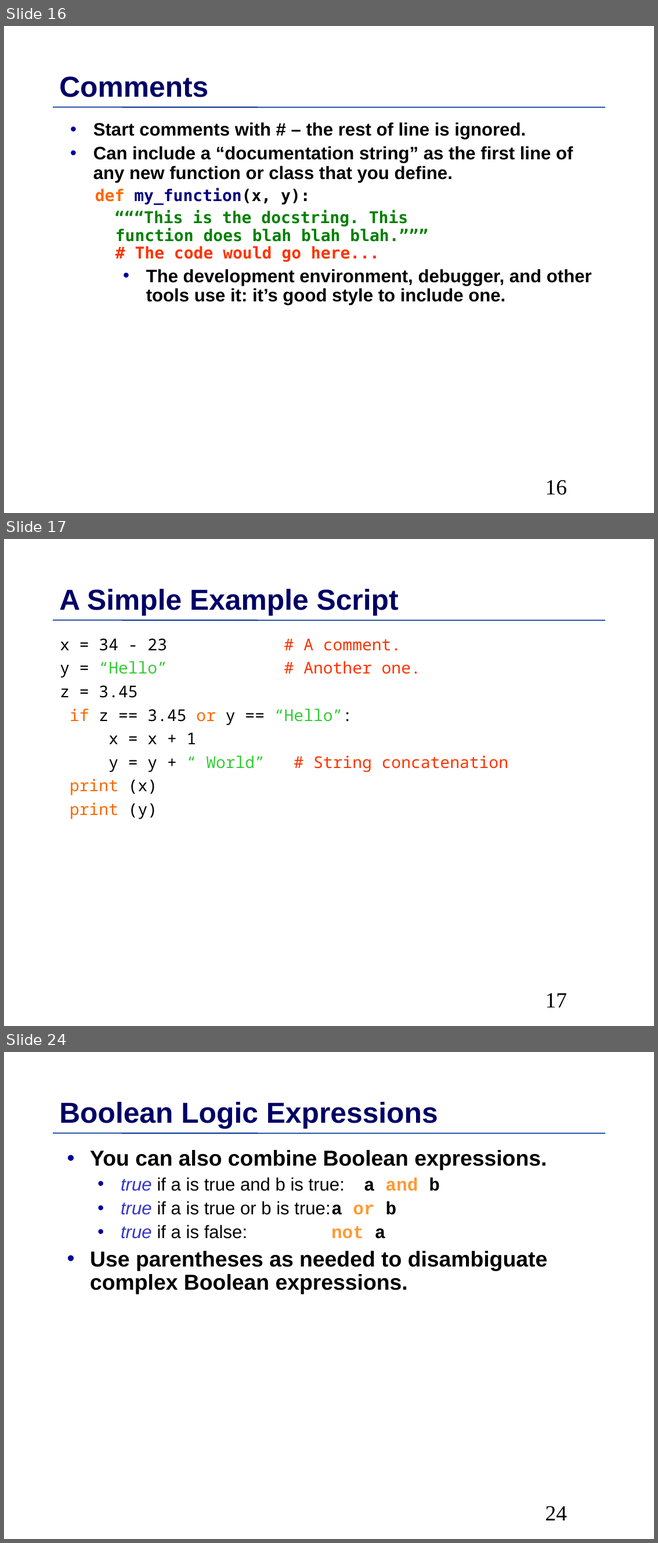
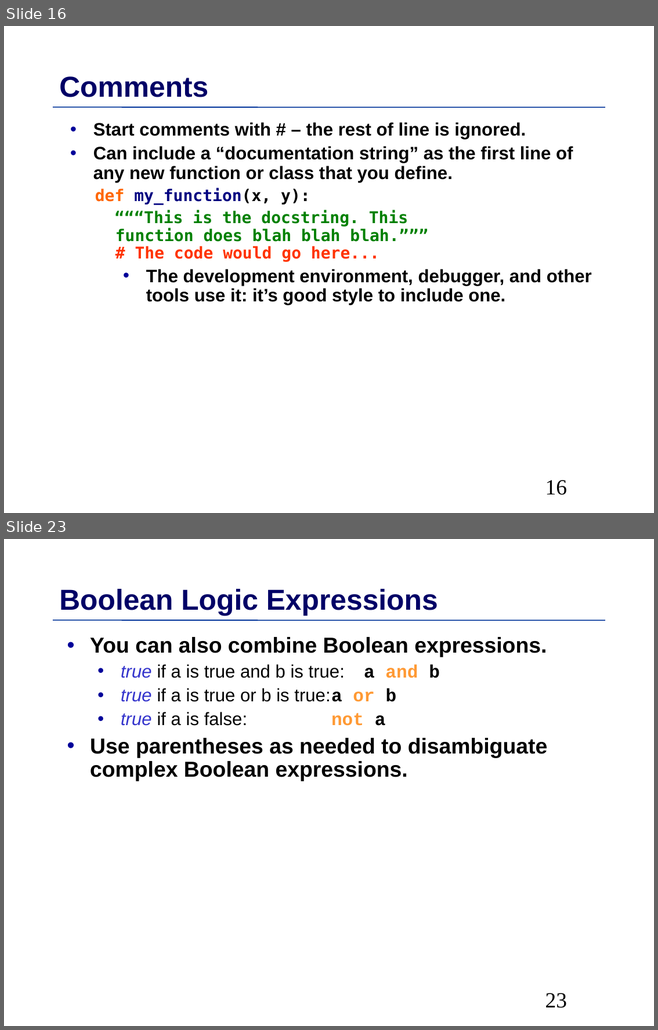
Before and after one commit to MPIDS/Python-Course, a slide deck: 01-basics/Talk/Python-Introduction.odp. Shown one above the other, each under a label of ours: slides 16, 17 and 24 before the commit, slides 16 and 23 after it; the slides between them are not shown. The pictures are 658x1543 and 658x1030 pixels, drawn with LibreOffice and Linux fonts; fonts in the diff are those of the drawing. Boxes give left, top, right and bottom in pixels: in the first picture for what was removed or moved away, otherwise in the second. Text is boxed around its words. In the diff, an @@ line names an element or a change of style, - is before the commit and + after.

```diff
--- a/01-basics/Talk/Python-Introduction.odp
+++ b/01-basics/Talk/Python-Introduction.odp
@@ slide 17 removed at (x1=4, y1=539, x2=654, y2=1026), background #FFFFFF; not listed: 1 template element that a slide beside it also shows @@
@@ title removed at (x1=59, y1=589, x2=398, y2=616) @@
-A Simple Example Script
@@ text removed at (x1=60, y1=638, x2=508, y2=819) @@
-x = 34 - 23 # A comment.
-y = “Hello” # Another one.
-z = 3.45
-if z == 3.45 or y == “Hello”:
-x = x + 1
-y = y + “ World” # String concatenation
-print (x)
-print (y)
@@ page number removed at (x1=545, y1=993, x2=567, y2=1008) @@
-17
@@ what was slide 24 is now slide 23 @@
@@ page number at (x1=545, y1=993, x2=567, y2=1008): text changed @@
-24
+23
```
Also in this commit, not shown: 47 slides changed, 1 slide added.
